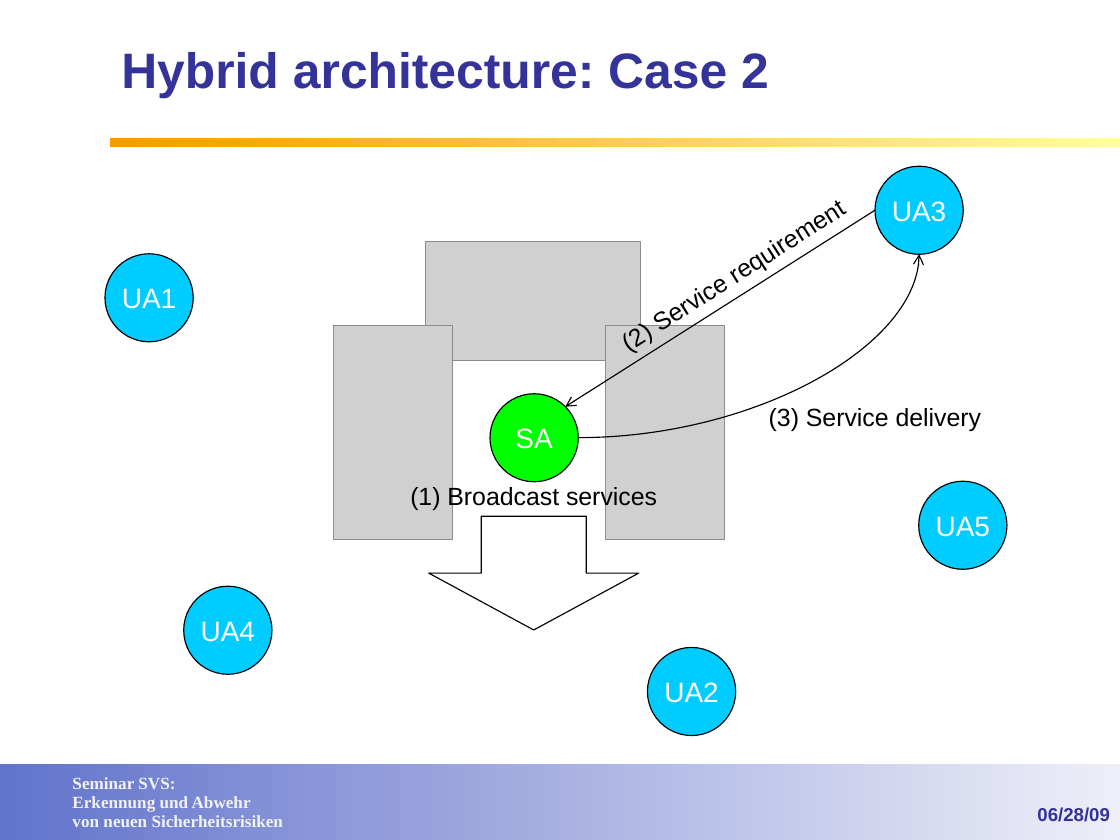
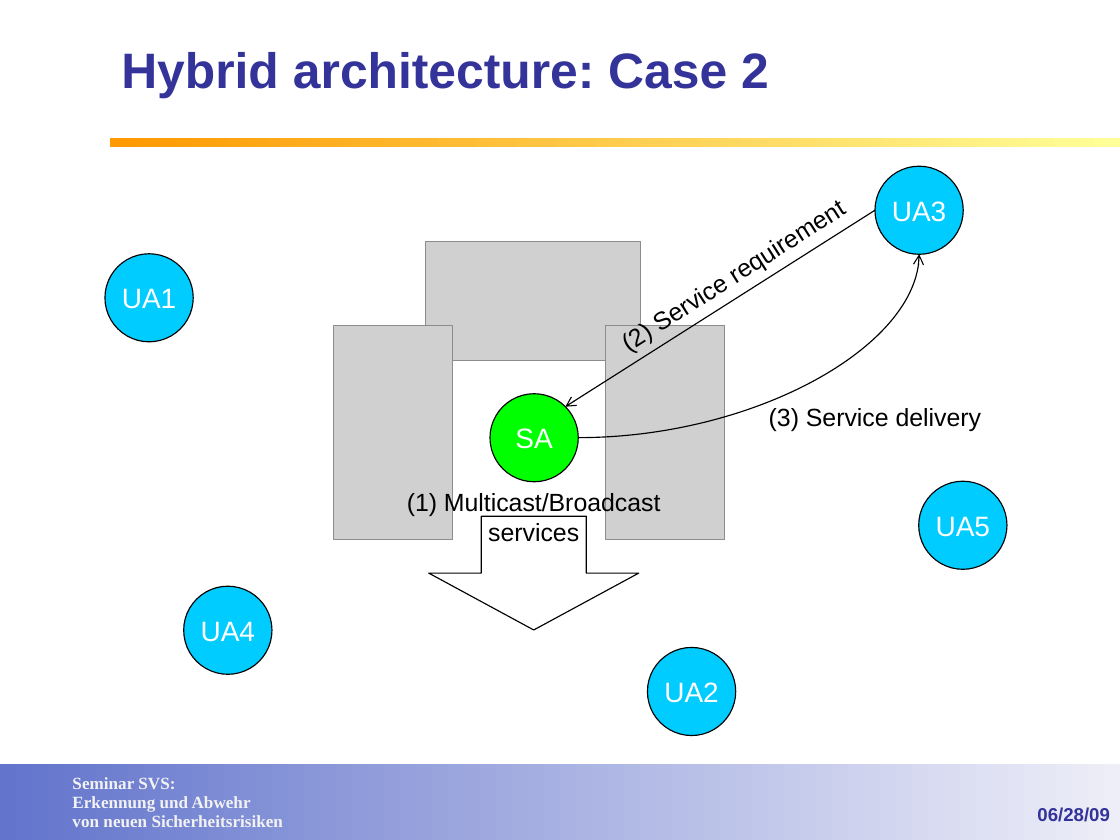
Before and after one commit to lemmy/SecuredSLP, a slide deck: slide 9 of doc/Service Discovery in open networks.ppt (slide 11 before the commit). Drawn at 1120x840 pixels with LibreOffice and Linux fonts; fonts in the diff are those of the drawing; grey boxes stand for pictures; background and template pictures are left out. Boxes give left, top, right and bottom in pixels: in the first picture for what was removed or moved away, otherwise in the second. Text is boxed around its words. In the diff, an @@ line names an element or a change of style, - is before the commit and + after.

```diff
--- a/doc/Service Discovery in open networks.ppt
+++ b/doc/Service Discovery in open networks.ppt
@@ text at [407,491,660,542]: text changed @@
-(1) Broadcast services
+(1) Multicast/Broadcast services
```
Also in this commit, not shown: 15 other slides changed.
